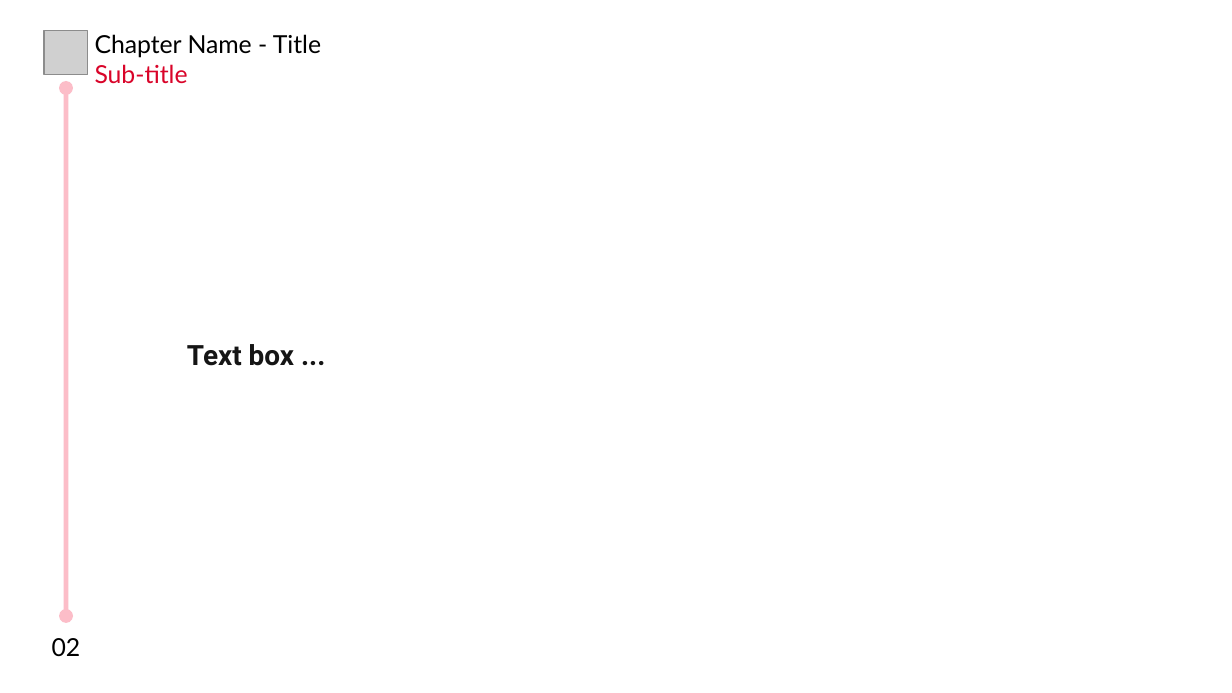
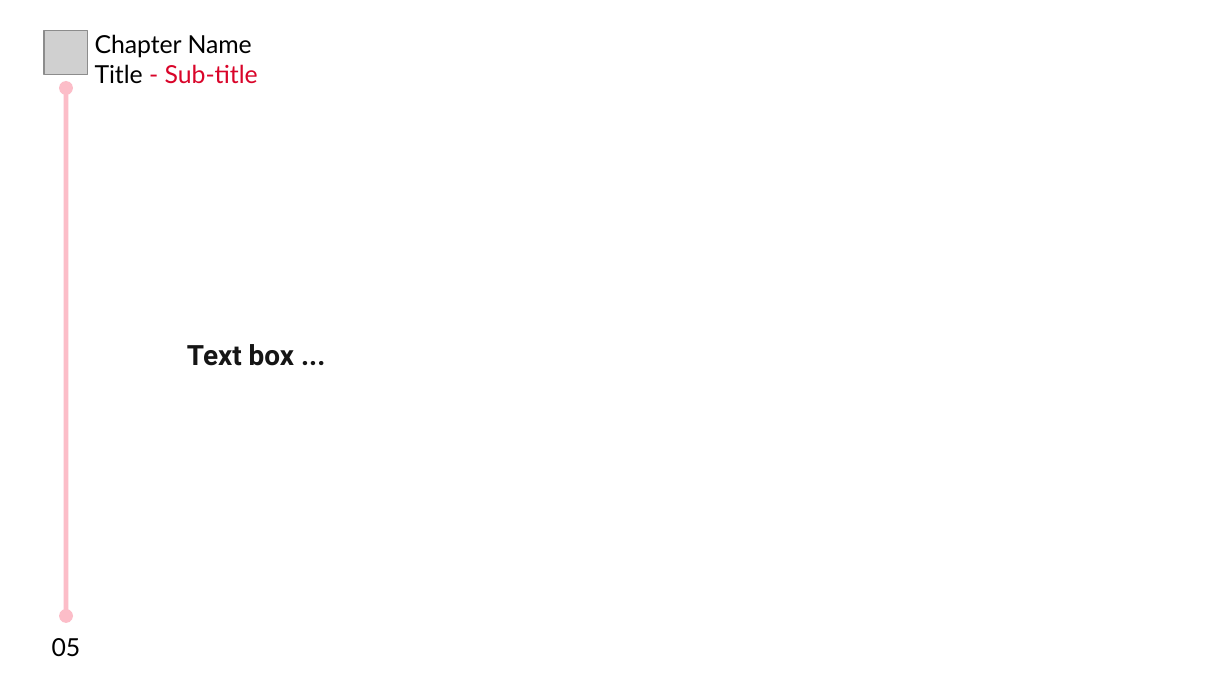
Before and after one commit to MHBahrampour/git-presentation-files, a slide deck: slide 5 of Template.odp. Drawn at 1232x693 pixels with LibreOffice and Linux fonts; fonts in the diff are those of the drawing; grey boxes stand for pictures. Boxes give left, top, right and bottom in pixels: in the first picture for what was removed or moved away, otherwise in the second. Text is boxed around its words. In the diff, an @@ line names an element or a change of style, - is before the commit and + after.

```diff
--- a/Template.odp
+++ b/Template.odp
@@ text at box(95, 34, 258, 84): text changed @@
-Chapter Name - Title
-Sub-title
+Chapter Name
+Title - Sub-title
@@ text at box(52, 638, 81, 657): text changed @@
-02
+05
```
Also in this commit, not shown: 1 other slide changed.
